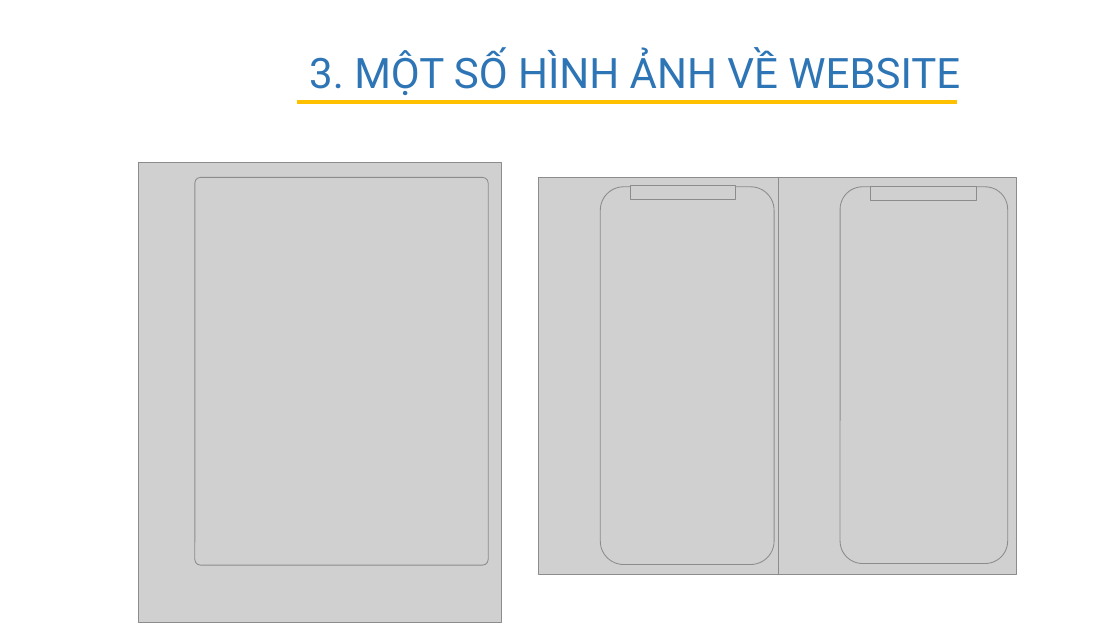
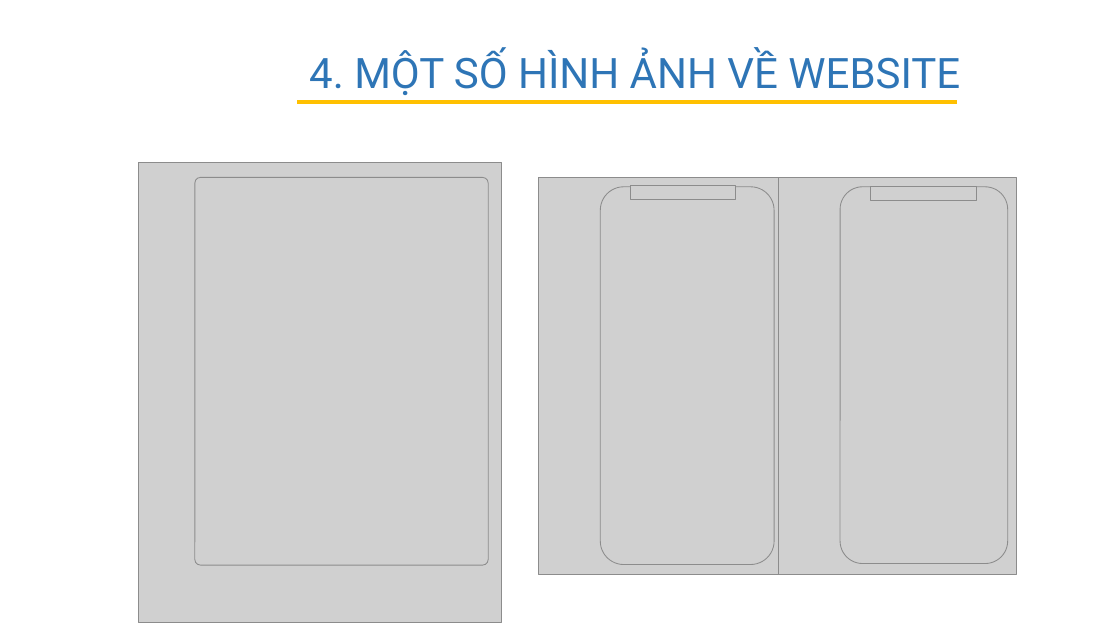
Before and after one commit to K-Tran2001/ThucTap, a slide deck: slide 11 of FINAL/THUCTAP-PPT-OFF.pptx (slide 10 before the commit). Drawn at 1120x630 pixels with LibreOffice and Linux fonts; fonts in the diff are those of the drawing; grey boxes stand for pictures; background and template pictures are left out. Boxes give left, top, right and bottom in pixels: in the first picture for what was removed or moved away, otherwise in the second. Text is boxed around its words. In the diff, an @@ line names an element or a change of style, - is before the commit and + after.

```diff
--- a/FINAL/THUCTAP-PPT-OFF.pptx
+++ b/FINAL/THUCTAP-PPT-OFF.pptx
@@ text at <box>309,50,960,95</box>: text changed @@
-3. MỘT SỐ HÌNH ẢNH VỀ WEBSITE
+4. MỘT SỐ HÌNH ẢNH VỀ WEBSITE
```
Also in this commit, not shown: 3 other slides changed, 1 slide added, 25 other files.
